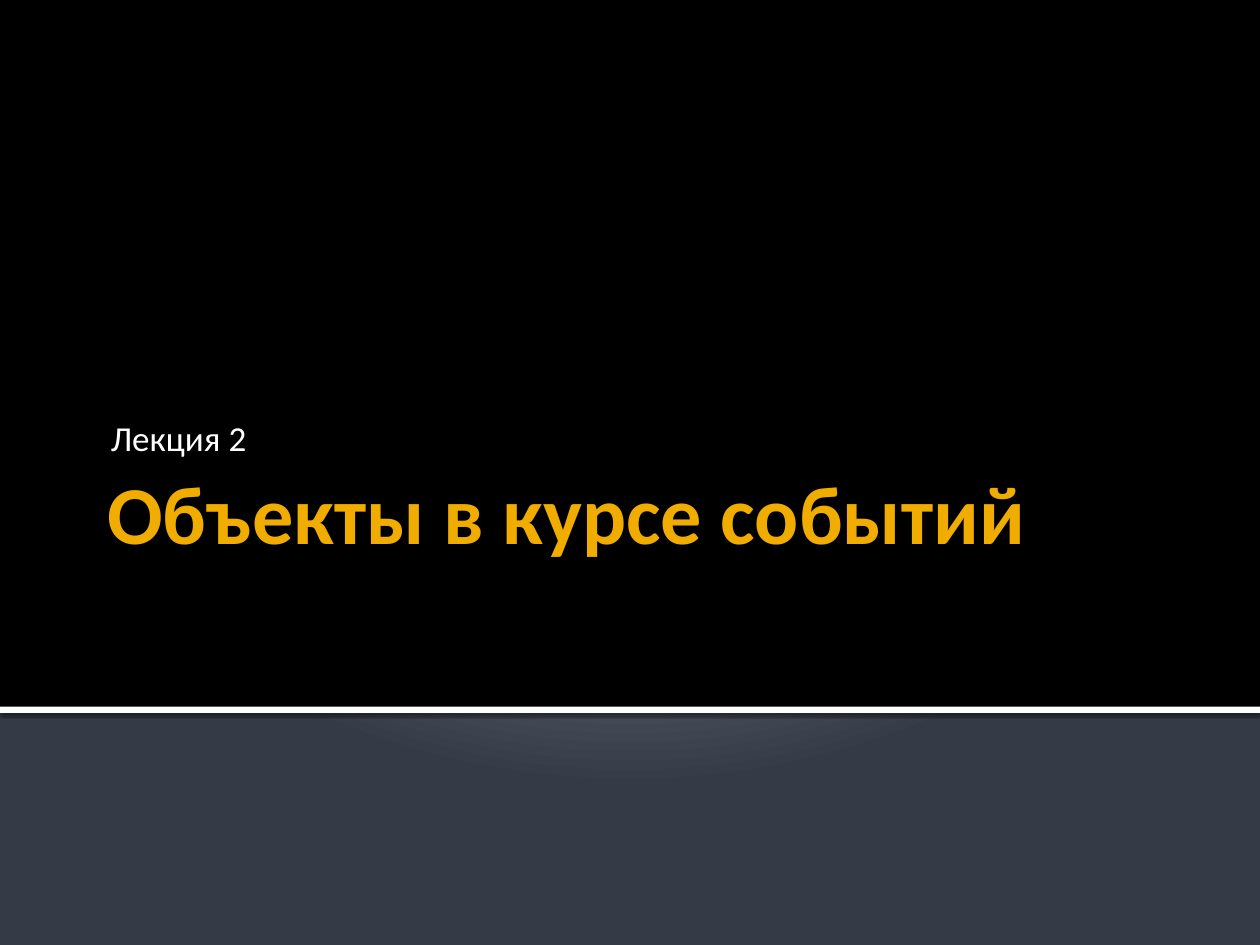
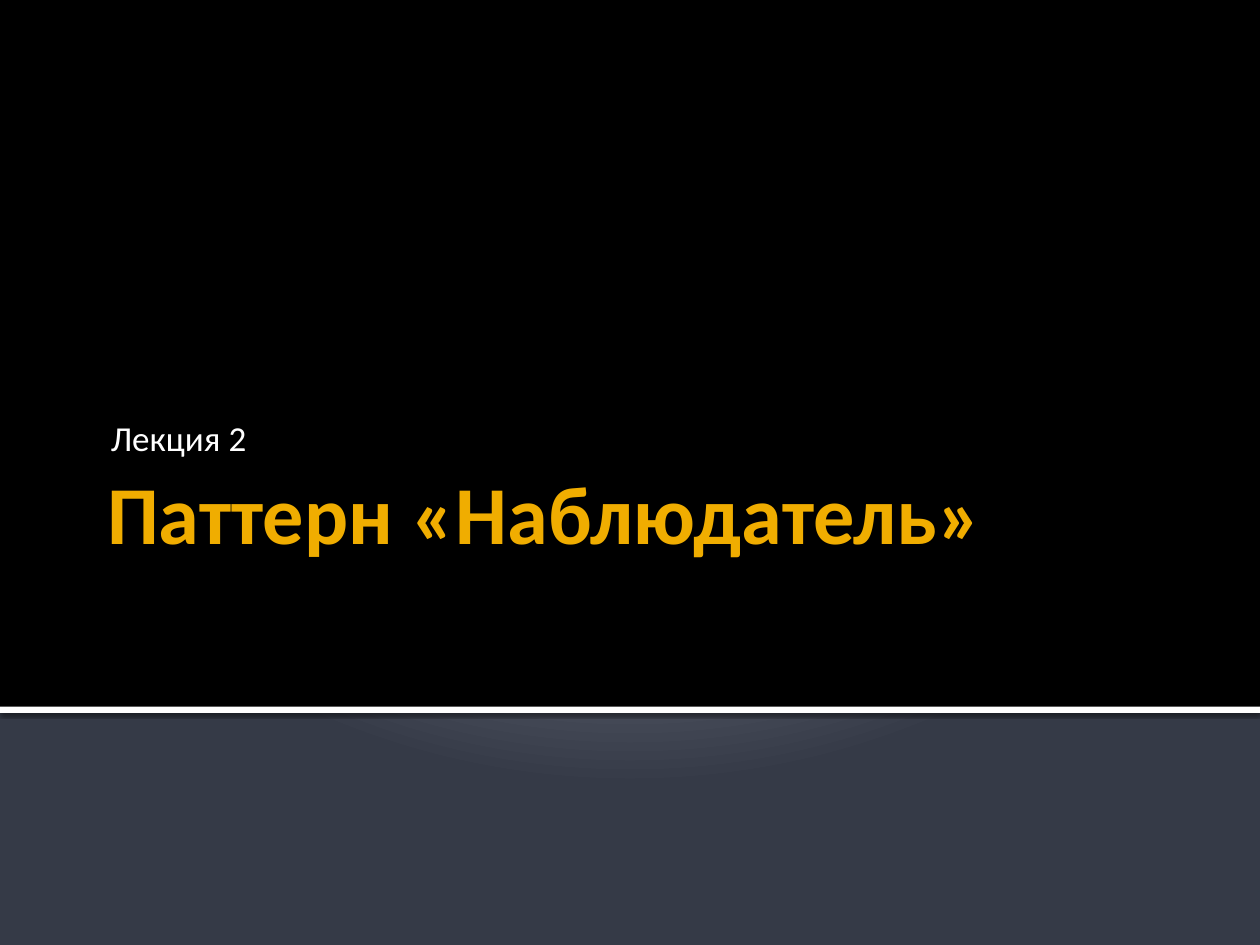
Before and after one commit to iv-sergius/ood, a slide deck: slide 1 of lectures/02.observer/observer.pptx. Drawn at 1260x945 pixels with LibreOffice and Linux fonts; fonts in the diff are those of the drawing. Boxes give left, top, right and bottom in pixels: in the first picture for what was removed or moved away, otherwise in the second. Text is boxed around its words. In the diff, an @@ line names an element or a change of style, - is before the commit and + after.

Commit message:
обновлён заголовок лекции "Наблюдатель"

```diff
--- a/lectures/02.observer/observer.pptx
+++ b/lectures/02.observer/observer.pptx
@@ title at <box>107,487,982,558</box>: text changed @@
-Объекты в курсе событий
+Паттерн «Наблюдатель»
```
